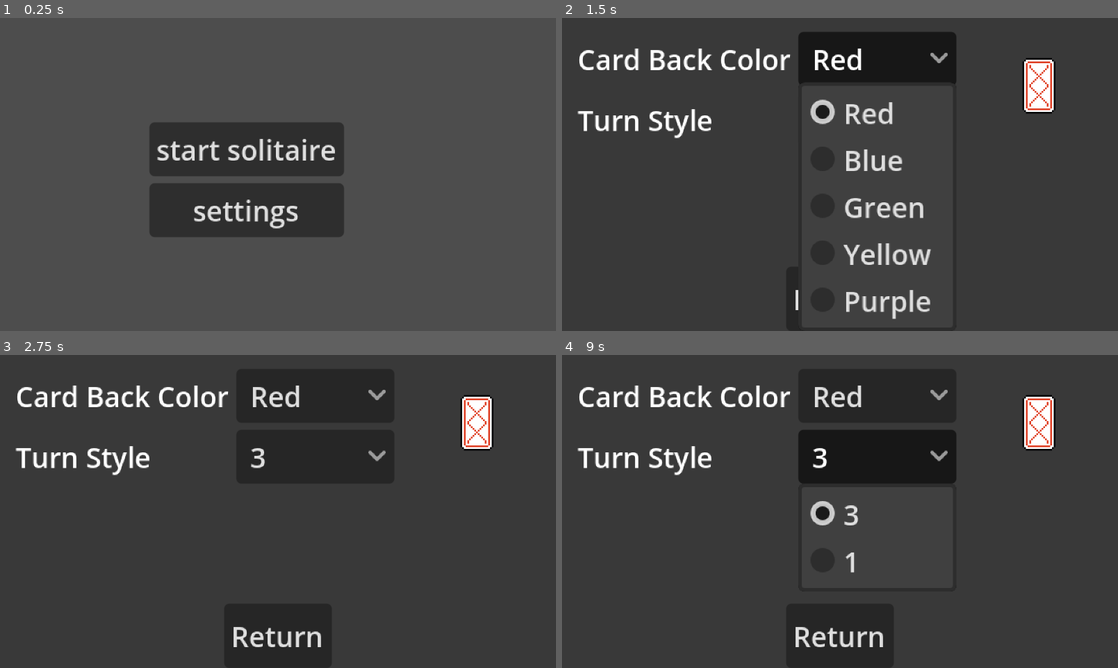
Above: before the commit, frames 1-4 (two rows, left to right).
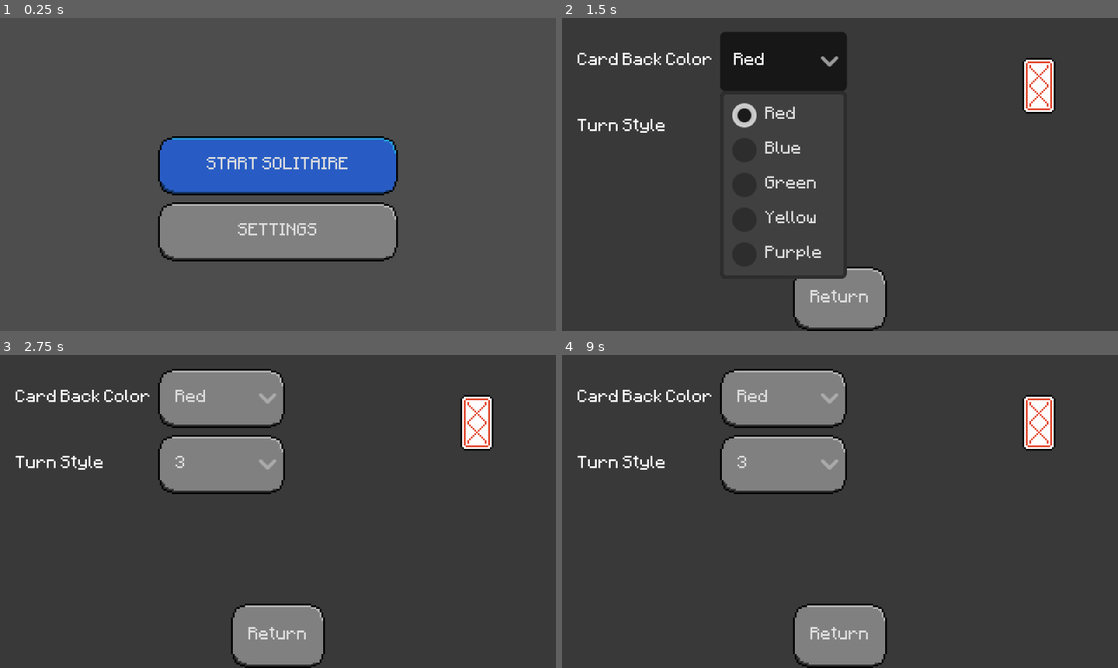
Above: after the commit, the same moments.

Repository: VortexAI-beta/solitaire
Game: Godot game, scene res://main.tscn
Same seed, same stepped clock (60 frames per second), same inputs: the game is played once before the commit and once after it.
Inputs (mouse positions are in pixels of both pictures, inside the frame that each line leads up to):
- Up to frame 1 (0.25 s): no input
- Up to frame 2 (1.5 s): click "settings" (after the commit: "SETTINGS") at 0.5 s; click "Red" at 1.25 s
- Up to frame 3 (2.75 s): click "3" at 2 s
- Up to frame 4 (9 s): click "Red" at 2.75 s; click "3" at 3.5 s; click "Red" at 4.25 s; click "3" at 5 s; click "Return" at 5.75 s; click "settings" (after the commit: "SETTINGS") at 6.5 s; tap Enter at 7.25, 8.75 s; move the mouse to (962, 495) at 7.27 s; tap Z at 7.35, 8.85 s; click (962, 495) at 7.42 s; tap Space at 8 s; drag from (728, 527) to (812, 574) at 8.02 s; move the mouse to (895, 442) at 8.77 s; click (895, 442) at 8.92 s

The runs differ from the first frame. In frame 1, 19% of the frame differs, in the area x 26-72%, y 33-78%; in frame 2, 14%; in frame 3, 13%; in frame 4, 17%.

Commit message:
addes style theme for buttons

Diff:
--- /dev/null
+++ b/button_theme.tres
@@ -0,0 +1,47 @@
+[gd_resource type="Theme" format=3 uid="uid://dkoa754md27xe"]
+
+[ext_resource type="Texture2D" uid="uid://dafjcwc6o0vmo" path="res://sprites/cards/spades/button_blue.png" id="1_5nl6s"]
+[ext_resource type="Texture2D" uid="uid://dq6xbyoc8hepx" path="res://sprites/cards/spades/button_gray.png" id="1_22sbv"]
+[ext_resource type="Texture2D" uid="uid://durie8366urrq" path="res://sprites/cards/spades/button_red.png" id="1_jjpe7"]
+[ext_resource type="FontFile" uid="uid://22sv3uvl3s3x" path="res://Minecraftia-Regular.ttf" id="2_jjpe7"]
+[ext_resource type="Texture2D" uid="uid://6hfeipqtoscg" path="res://sprites/cards/spades/buttons.png" id="5_2kni4"]
+
+[sub_resource type="StyleBoxTexture" id="StyleBoxTexture_5nl6s"]
+texture = ExtResource("1_22sbv")
+texture_margin_left = 10.0
+texture_margin_top = 10.0
+texture_margin_right = 10.0
+texture_margin_bottom = 10.0
+
+[sub_resource type="StyleBoxTexture" id="StyleBoxTexture_jjpe7"]
+texture = ExtResource("1_5nl6s")
+texture_margin_left = 10.0
+texture_margin_top = 10.0
+texture_margin_right = 10.0
+texture_margin_bottom = 10.0
+
+[sub_resource type="StyleBoxTexture" id="StyleBoxTexture_22sbv"]
+texture = ExtResource("1_jjpe7")
+texture_margin_left = 10.0
+texture_margin_top = 10.0
+texture_margin_right = 10.0
+texture_margin_bottom = 10.0
+
+[sub_resource type="StyleBoxTexture" id="StyleBoxTexture_louiv"]
+texture = ExtResource("5_2kni4")
+texture_margin_left = 10.0
+texture_margin_top = 10.0
+texture_margin_right = 10.0
+texture_margin_bottom = 10.0
+region_rect = Rect2(64, 0, 32, 32)
+
+[resource]
+default_font = ExtResource("2_jjpe7")
+default_font_size = 8
+Button/styles/normal = SubResource("StyleBoxTexture_5nl6s")
+blue_button/base_type = &"Button"
+blue_button/styles/normal = SubResource("StyleBoxTexture_jjpe7")
+red_button/base_type = &"blue_button"
+red_button/styles/normal = SubResource("StyleBoxTexture_22sbv")
+yellow_button/base_type = &"Button"
+yellow_button/styles/normal = SubResource("StyleBoxTexture_louiv")
--- a/glob.gd
+++ b/glob.gd
@@ -8,3 +8,5 @@
     0: 3,
     1: 1,
 }
+
+const user_config_path = "user://config.ini"
--- a/main.tscn
+++ b/main.tscn
@@ -7,3 +7,12 @@
 metadata/_edit_vertical_guides_ = [160.0]
 
 [node name="StartScreen" parent="." unique_id=2061026827 instance=ExtResource("1_ig7tw")]
+anchors_preset = 8
+anchor_left = 0.5
+anchor_top = 0.5
+anchor_right = 0.5
+anchor_bottom = 0.5
+offset_left = 160.0
+offset_top = 90.0
+offset_right = 160.0
+offset_bottom = 90.0
--- a/screens/pause_screen.gd
+++ b/screens/pause_screen.gd
@@ -1,4 +1,4 @@
-extends CanvasLayer
+extends Control
 
 var start_screen_path = "res://screens/start_screen.tscn"
 var solitaire_scene = preload("res://solitaire/solitaire.tscn")
--- a/screens/pause_screen.tscn
+++ b/screens/pause_screen.tscn
@@ -1,24 +1,57 @@
 [gd_scene format=3 uid="uid://ip7svvxhri2l"]
 
 [ext_resource type="Script" uid="uid://bix55o66v8nf0" path="res://screens/pause_screen.gd" id="1_jxgud"]
+[ext_resource type="Theme" uid="uid://dkoa754md27xe" path="res://button_theme.tres" id="1_ow6ec"]
 
-[node name="PauseScreen" type="CanvasLayer" unique_id=1806784808]
+[node name="PauseScreen" type="Control" unique_id=1131301181]
 process_mode = 3
+layout_mode = 3
+anchors_preset = 15
+anchor_right = 1.0
+anchor_bottom = 1.0
+grow_horizontal = 2
+grow_vertical = 2
+theme = ExtResource("1_ow6ec")
 script = ExtResource("1_jxgud")
 
 [node name="ColorRect" type="ColorRect" parent="." unique_id=1216836704]
-offset_right = 320.0
-offset_bottom = 180.0
+layout_mode = 1
+anchors_preset = 15
+anchor_right = 1.0
+anchor_bottom = 1.0
+grow_horizontal = 2
+grow_vertical = 2
 color = Color(0, 0, 0, 0.24705882)
 
+[node name="Header" type="Label" parent="." unique_id=1240947007]
+layout_mode = 1
+anchors_preset = 5
+anchor_left = 0.5
+anchor_right = 0.5
+offset_left = -20.0
+offset_top = 12.0
+offset_right = 20.0
+offset_bottom = 26.0
+grow_horizontal = 2
+theme_override_font_sizes/font_size = 16
+text = "Paused"
+horizontal_alignment = 1
+
 [node name="VBoxContainer" type="VBoxContainer" parent="." unique_id=1491185289]
-offset_left = 92.0
+layout_mode = 1
+anchors_preset = 15
+anchor_right = 1.0
+anchor_bottom = 1.0
+offset_left = 94.0
 offset_top = 47.0
-offset_right = 216.0
-offset_bottom = 123.0
+offset_right = -94.0
+offset_bottom = -23.0
+grow_horizontal = 2
+grow_vertical = 2
 
 [node name="Resume" type="Button" parent="VBoxContainer" unique_id=1481132265]
 layout_mode = 2
+theme_type_variation = &"blue_button"
 text = "Resume"
 
 [node name="Restart" type="Button" parent="VBoxContainer" unique_id=356682278]
@@ -27,9 +60,10 @@
 
 [node name="Return" type="Button" parent="VBoxContainer" unique_id=1870524897]
 layout_mode = 2
+theme_type_variation = &"red_button"
 text = "Back to Start"
 
 [connection signal="pressed" from="VBoxContainer/Resume" to="." method="_on_resume"]
+[connection signal="pressed" from="VBoxContainer/Restart" to="." method="_on_restart"]
 [connection signal="pressed" from="VBoxContainer/Restart" to="." method="_on_resume"]
-[connection signal="pressed" from="VBoxContainer/Restart" to="." method="_on_restart"]
 [connection signal="pressed" from="VBoxContainer/Return" to="." method="_on_return"]
--- a/screens/settings_screen.gd
+++ b/screens/settings_screen.gd
@@ -1,4 +1,4 @@
-extends Node2D
+extends Control
 
 var start_screen_path = "res://screens/start_screen.tscn"
 var config = ConfigFile.new()
--- a/screens/settings_screen.tscn
+++ b/screens/settings_screen.tscn
@@ -1,17 +1,23 @@
 [gd_scene format=3 uid="uid://bbibfi0kfacm1"]
 
 [ext_resource type="Texture2D" uid="uid://rf5adcbigoo3" path="res://sprites/cards/spades/card_back.png" id="1_5mukb"]
+[ext_resource type="Theme" uid="uid://dkoa754md27xe" path="res://button_theme.tres" id="1_anu21"]
 [ext_resource type="Script" uid="uid://cos85qhm6dw6b" path="res://screens/settings_screen.gd" id="1_opdw3"]
 
-[node name="SettingsScreen" type="Node2D" unique_id=2058420902]
+[node name="SettingsScreen" type="Control" unique_id=327662737]
+layout_mode = 3
+anchors_preset = 0
+theme = ExtResource("1_anu21")
 script = ExtResource("1_opdw3")
 
 [node name="ColorRect" type="ColorRect" parent="." unique_id=568478388]
+layout_mode = 0
 offset_right = 320.0
 offset_bottom = 180.0
 color = Color(0, 0, 0, 0.2509804)
 
 [node name="OptionsContainer" type="GridContainer" parent="." unique_id=1068735080]
+layout_mode = 0
 offset_left = 9.0
 offset_top = 8.0
 offset_right = 230.0
@@ -56,6 +62,7 @@
 hframes = 5
 
 [node name="Bottom" type="HBoxContainer" parent="." unique_id=1064398463]
+layout_mode = 0
 offset_top = 143.0
 offset_right = 320.0
 offset_bottom = 180.0
--- a/screens/start_screen.gd
+++ b/screens/start_screen.gd
@@ -1,4 +1,4 @@
-extends Node2D
+extends Control
 
 var solitaire_scene = preload("res://solitaire/solitaire.tscn")
 var settings_scene = preload("res://screens/settings_screen.tscn")
--- a/screens/start_screen.tscn
+++ b/screens/start_screen.tscn
@@ -1,23 +1,40 @@
 [gd_scene format=3 uid="uid://bjucu4io0mexd"]
 
 [ext_resource type="Script" uid="uid://c6kla4k1ixlaa" path="res://screens/start_screen.gd" id="1_jhthi"]
+[ext_resource type="Theme" uid="uid://dkoa754md27xe" path="res://button_theme.tres" id="1_kbeif"]
 
-[node name="StartScreen" type="Node2D" unique_id=2061026827]
+[node name="StartScreen" type="Control" unique_id=813142833]
+layout_mode = 3
+anchors_preset = 15
+anchor_right = 1.0
+anchor_bottom = 1.0
+grow_horizontal = 2
+grow_vertical = 2
+theme = ExtResource("1_kbeif")
 script = ExtResource("1_jhthi")
 
 [node name="VBoxContainer" type="VBoxContainer" parent="." unique_id=1234617141]
-offset_left = 86.0
-offset_top = 60.0
-offset_right = 198.0
-offset_bottom = 126.0
+layout_mode = 1
+anchors_preset = 8
+anchor_left = 0.5
+anchor_top = 0.5
+anchor_right = 0.5
+anchor_bottom = 0.5
+offset_left = -69.0
+offset_top = -22.0
+offset_right = 69.0
+offset_bottom = 50.0
+grow_horizontal = 2
+grow_vertical = 2
 
 [node name="start_solitaire" type="Button" parent="VBoxContainer" unique_id=566609726]
 layout_mode = 2
-text = "start solitaire"
+theme_type_variation = &"blue_button"
+text = "START SOLITAIRE"
 
 [node name="settings" type="Button" parent="VBoxContainer" unique_id=171395549]
 layout_mode = 2
-text = "settings"
+text = "SETTINGS"
 
 [connection signal="pressed" from="VBoxContainer/start_solitaire" to="." method="_on_start_solitaire"]
 [connection signal="pressed" from="VBoxContainer/settings" to="." method="_on_settings"]
--- a/screens/win_screen.gd
+++ b/screens/win_screen.gd
@@ -1,4 +1,4 @@
-extends CanvasLayer
+extends Control
 
 var start_scene_path = "res://screens/pause_screen.tscn"
 var solitarie_scene_path = "res://solitaire/solitaire.tscn"
--- a/screens/win_screen.tscn
+++ b/screens/win_screen.tscn
@@ -1,18 +1,31 @@
 [gd_scene format=3 uid="uid://dg0iamvmrrr1u"]
 
 [ext_resource type="Script" uid="uid://dj5axqre2ryts" path="res://screens/win_screen.gd" id="1_gt3jw"]
+[ext_resource type="Theme" uid="uid://dkoa754md27xe" path="res://button_theme.tres" id="1_louiv"]
 
-[node name="WinScreen" type="CanvasLayer" unique_id=733518940]
+[node name="WinScreen" type="Control" unique_id=2017863149]
 process_mode = 3
+layout_mode = 3
+anchors_preset = 15
+anchor_right = 1.0
+anchor_bottom = 1.0
+grow_horizontal = 2
+grow_vertical = 2
+theme = ExtResource("1_louiv")
 script = ExtResource("1_gt3jw")
 metadata/_edit_vertical_guides_ = [160.0]
 
 [node name="ColorRect" type="ColorRect" parent="." unique_id=859458765]
-offset_right = 320.0
-offset_bottom = 180.0
+layout_mode = 1
+anchors_preset = 15
+anchor_right = 1.0
+anchor_bottom = 1.0
+grow_horizontal = 2
+grow_vertical = 2
 color = Color(0, 0, 0, 0.24705882)
 
 [node name="YOU WIN" type="Label" parent="." unique_id=403281964]
+layout_mode = 1
 anchors_preset = 8
 anchor_left = 0.5
 anchor_top = 0.5
@@ -25,8 +38,11 @@
 grow_horizontal = 2
 grow_vertical = 2
 text = "YOU WIN"
+horizontal_alignment = 1
+vertical_alignment = 1
 
 [node name="HBoxContainer" type="HBoxContainer" parent="." unique_id=1583868240]
+layout_mode = 1
 anchors_preset = 8
 anchor_left = 0.5
 anchor_top = 0.5
@@ -43,12 +59,14 @@
 [node name="Restart" type="Button" parent="HBoxContainer" unique_id=990495466]
 layout_mode = 2
 size_flags_horizontal = 3
-text = "Restart"
+theme_type_variation = &"blue_button"
+text = "RESTART"
 
 [node name="Return" type="Button" parent="HBoxContainer" unique_id=1629280344]
 layout_mode = 2
 size_flags_horizontal = 3
-text = "To Start
+theme_type_variation = &"red_button"
+text = "TO START
 "
 
 [connection signal="pressed" from="HBoxContainer/Restart" to="." method="_on_restart"]
--- a/solitaire/solitaire.gd
+++ b/solitaire/solitaire.gd
@@ -290,7 +290,8 @@
 func win():
     get_tree().paused = true;
     var win_screen = win_scene.instantiate();
-    add_sibling(win_screen)
+    var canvas = $PauseOverlay
+    canvas.add(win_screen)
 
 #Debug
 func _print_card(card: Card):
@@ -331,4 +332,5 @@
         if event.keycode == KEY_ESCAPE:
             get_tree().paused = true;
             var pause = pause_scene.instantiate()
-            add_sibling(pause)
+            var overlay = $PauseOverlay
+            overlay.add_child(pause)
--- a/solitaire/solitaire.tscn
+++ b/solitaire/solitaire.tscn
@@ -98,6 +98,8 @@
 texture_normal = SubResource("AtlasTexture_2kmht")
 metadata/_edit_use_anchors_ = true
 
+[node name="PauseOverlay" type="CanvasLayer" parent="." unique_id=559983830]
+
 [connection signal="input_event" from="Pausible/Deck" to="." method="_on_deck_area_click"]
 [connection signal="pressed" from="Pausible/undo" to="." method="_on_undo_button_down"]
 [connection signal="pressed" from="Pausible/redo" to="." method="_on_redo_button_down"]
Binary file added: Minecraftia-Regular.ttf
Not shown, added: Minecraftia-Regular.ttf.import
Binary file added: sprites/cards/spades/button_blue.aseprite
Binary file added: sprites/cards/spades/button_blue.png
Not shown, added: sprites/cards/spades/button_blue.png.import
Binary file added: sprites/cards/spades/button_gray.aseprite
Binary file added: sprites/cards/spades/button_gray.png
Not shown, added: sprites/cards/spades/button_gray.png.import
Binary file added: sprites/cards/spades/button_red.aseprite
Binary file added: sprites/cards/spades/button_red.png
Not shown, added: sprites/cards/spades/button_red.png.import
Binary file added: sprites/cards/spades/button_yellow.aseprite
(and 7 more such lines)
